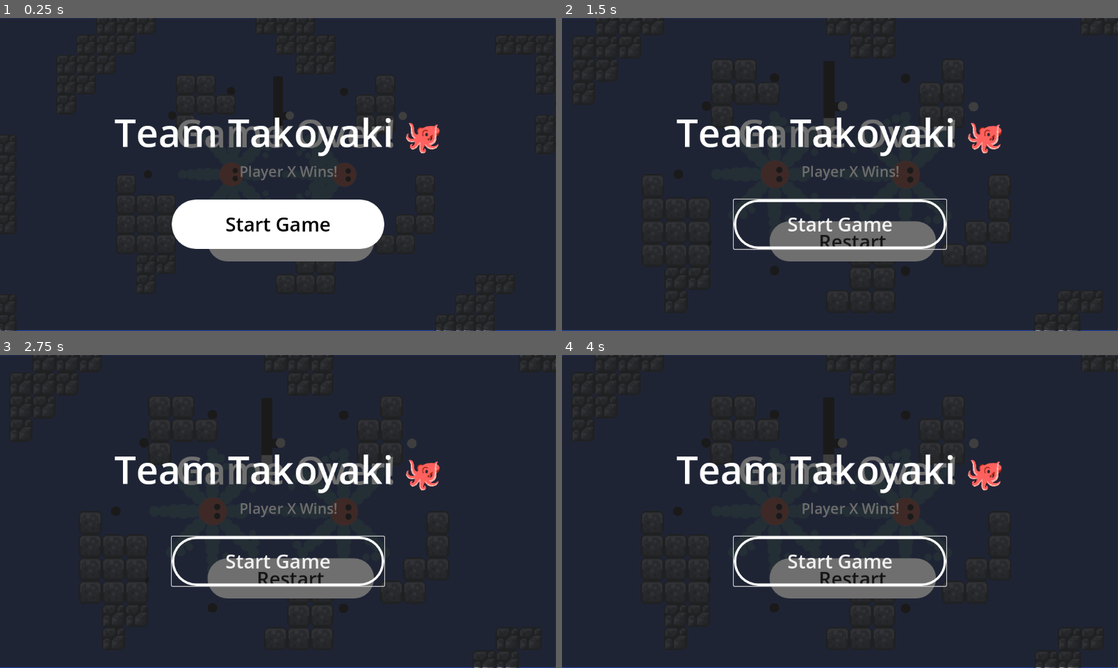
Above: before the commit, frames 1-4 (two rows, left to right).
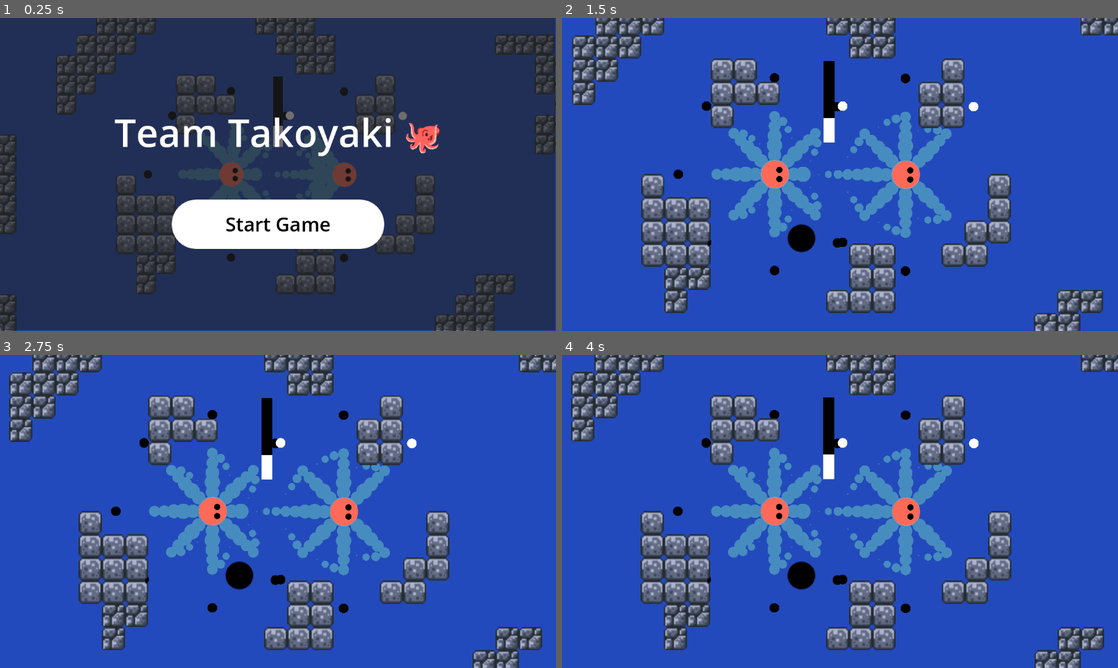
Above: after the commit, the same moments.

Repository: kam-zhan-yue/cissa-gmc-jam
Game: Godot game, scene res://scenes/main.tscn
The game is run twice, just before and just after one commit, with the same random seed, the same clock (stepped at 60 frames per second) and the same inputs. This scene is started directly instead of the project's main scene.
Inputs (mouse positions are in pixels of both pictures, inside the frame that each line leads up to):
- Up to frame 1 (0.25 s): no input
- Up to frame 2 (1.5 s): click "Restart" (after the commit: "Start Game") at 0.5 s; click (851, 240) at 1.25 s, where only the run before the commit has a clickable "Restart"
- Up to frame 3 (2.75 s): click (289, 577) at 2 s, where only the run before the commit has a clickable "Restart"
- Up to frame 4 (4 s): click (840, 561) at 2.75 s, where only the run before the commit has a clickable "Start Game"; click (840, 561) at 3.5 s, where only the run before the commit has a clickable "Start Game"

The runs differ from the first frame. In frame 1, 79% of the frame differs, in the area x 0-100%, y 0-100%; in frame 2, 98%; in frame 3, 97%; in frame 4, 97%.

Commit message:
feat: change to use control

Diff:
--- a/scenes/game_over.gd
+++ b/scenes/game_over.gd
@@ -1,10 +1,10 @@
-extends CanvasLayer
+extends Control
 
 
 # Called when the node enters the scene tree for the first time.
 func _ready() -> void:
 	Game.on_game_over.connect(on_game_over)
-	self.hide() # Replace with function body.
+	Global.set_inactive(self)
 
 
 func on_game_over(winner_id: int) -> void:
@@ -17,12 +17,7 @@
 		$WinMessage.text = "Player 1 wins!"
 
 
-	# Show the UI layer
-	self.show()
-
-# Called every frame. 'delta' is the elapsed time since the previous frame.
-func _process(delta: float) -> void:
-	pass
+	Global.set_active(self)
 
 
 # Restart button at Game Over Scene
--- a/scenes/main.tscn
+++ b/scenes/main.tscn
@@ -8,7 +8,6 @@
 [ext_resource type="PackedScene" uid="uid://dt3pvc340yy4r" path="res://scenes/ui.tscn" id="3_o6xl0"]
 [ext_resource type="PackedScene" uid="uid://3k4m6e87yuwe" path="res://respawnpoint.tscn" id="7_o6xl0"]
 [ext_resource type="PackedScene" uid="uid://dcfa1hp82ih25" path="res://scenes/sword.tscn" id="8_tipki"]
-[ext_resource type="Script" uid="uid://bq8ainv2r17kc" path="res://scenes/game_over.gd" id="9_85g3d"]
 [ext_resource type="PackedScene" uid="uid://doalkotnx6x4a" path="res://scenes/projectile.tscn" id="10_choun"]
 
 [node name="Main" type="Node2D"]
@@ -63,42 +62,5 @@
 [node name="Sword" parent="." instance=ExtResource("8_tipki")]
 position = Vector2(54, -92)
 
-[node name="GameOver" type="CanvasLayer" parent="."]
-process_mode = 3
-script = ExtResource("9_85g3d")
-
-[node name="Panel" type="Panel" parent="GameOver"]
-offset_top = 1.0
-offset_right = 1152.0
-offset_bottom = 646.0
-
-[node name="GameOver" type="Label" parent="GameOver"]
-offset_left = 307.0
-offset_top = 182.0
-offset_right = 878.0
-offset_bottom = 319.0
-theme_override_font_sizes/font_size = 80
-text = "Game Over!"
-horizontal_alignment = 1
-
-[node name="WinMessage" type="Label" parent="GameOver"]
-offset_left = 312.0
-offset_top = 296.0
-offset_right = 883.0
-offset_bottom = 433.0
-theme_override_font_sizes/font_size = 30
-text = "Player X Wins!"
-horizontal_alignment = 1
-
-[node name="Button" type="Button" parent="GameOver"]
-offset_left = 473.0
-offset_top = 436.0
-offset_right = 727.0
-offset_bottom = 519.0
-theme_override_font_sizes/font_size = 30
-text = "Restart"
-
 [node name="Ball" parent="." instance=ExtResource("10_choun")]
 position = Vector2(-3, 133)
-
-[connection signal="pressed" from="GameOver/Button" to="GameOver" method="_on_button_pressed"]
--- a/scenes/start_game.gd
+++ b/scenes/start_game.gd
@@ -1,14 +1,4 @@
-extends CanvasLayer
-
-
-# Called when the node enters the scene tree for the first time.
-func _ready() -> void:
-	pass # Replace with function body.
-
-
-# Called every frame. 'delta' is the elapsed time since the previous frame.
-func _process(delta: float) -> void:
-	pass
+extends Control
 
 
 # When Start Button is clicked
@@ -17,4 +7,4 @@
 	print('start button got pressed')
 
 	# Hide the screen
-	self.hide()
+	Global.set_inactive(self)
Not shown: 1 places in scenes/main.tscn that only renumber resources
Not shown: 1 places in scenes/octopus.tscn that only renumber resources
